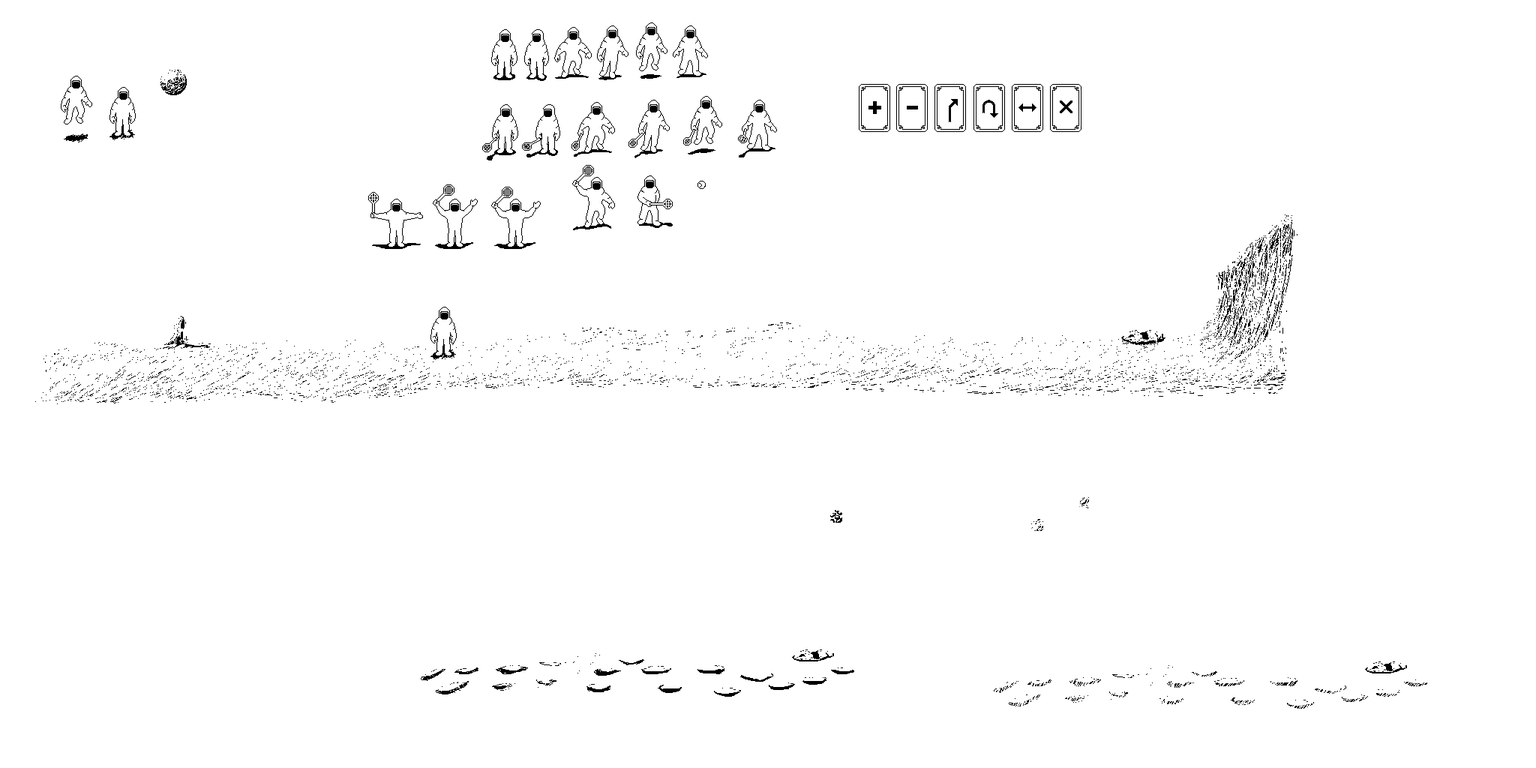
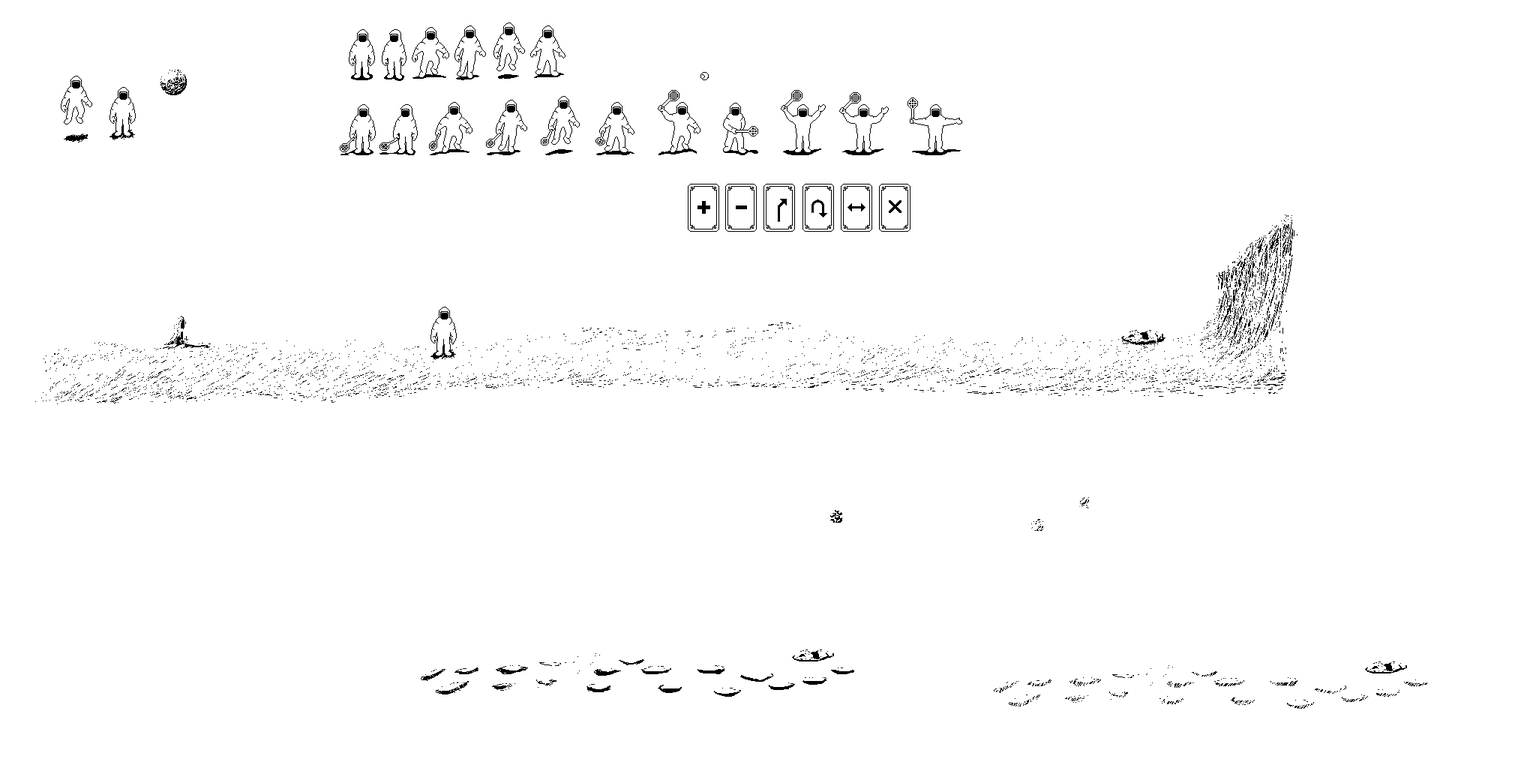
Layers edited between the first and the second (1536, 768) image:
painted on "Ebene #1" over bbox(339, 22, 1082, 248)
renamed "Ebene #4" to "Ebene #5", painted on it over bbox(339, 67, 961, 249)
